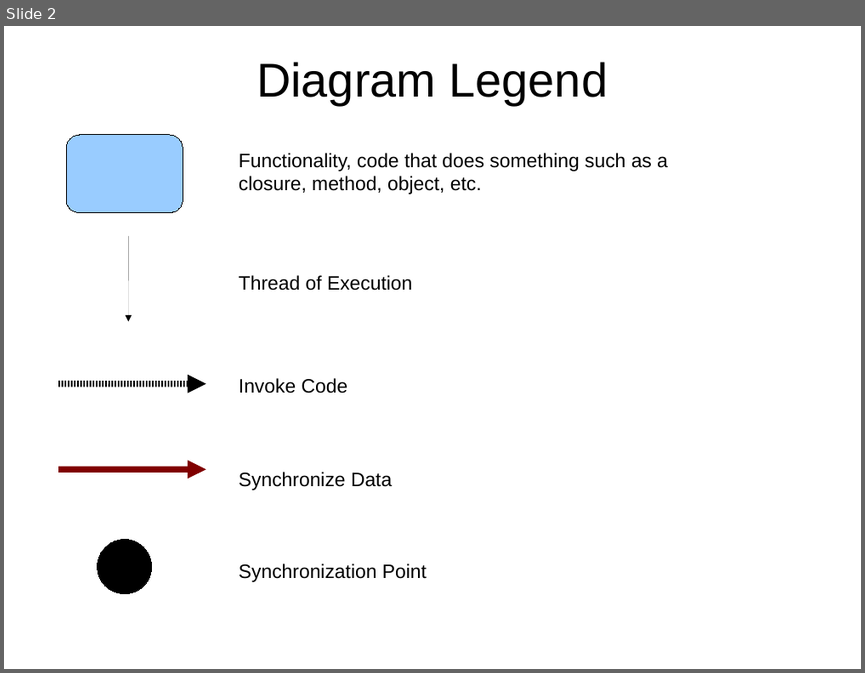
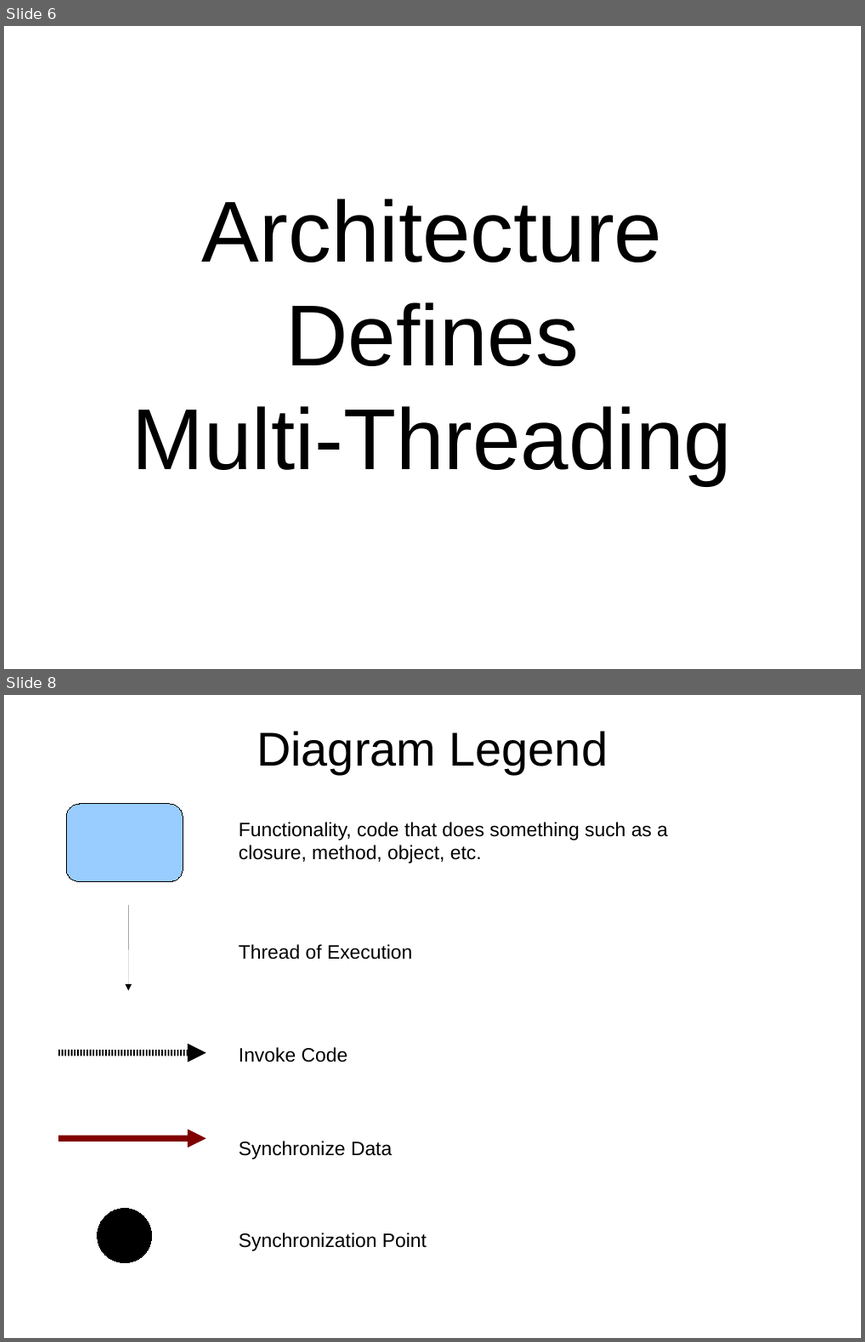
Before and after one commit to dwclark/GroovyThreading, a slide deck: presentation/gpars.odp. Shown one above the other, each under a label of ours: slide 2 before the commit, slides 6 and 8 after it; the slides between them are not shown. The pictures are 865x673 and 865x1342 pixels, drawn with LibreOffice and Linux fonts; fonts in the diff are those of the drawing. Boxes give left, top, right and bottom in pixels: in the first picture for what was removed or moved away, otherwise in the second. Text is boxed around its words. In the diff, an @@ line names an element or a change of style, - is before the commit and + after.

```diff
--- a/presentation/gpars.odp
+++ b/presentation/gpars.odp
@@ slide 6 added at (x1=4, y1=26, x2=861, y2=669), background #FFFFFF @@
@@ text added at (x1=132, y1=199, x2=732, y2=485), 80 pt, text #000000 @@
+Architecture
+Defines
+Multi-Threading
@@ what was slide 2 is now slide 8 @@
```
Also in this commit, not shown: 2 slides changed, 5 other slides added, 1 other file.
